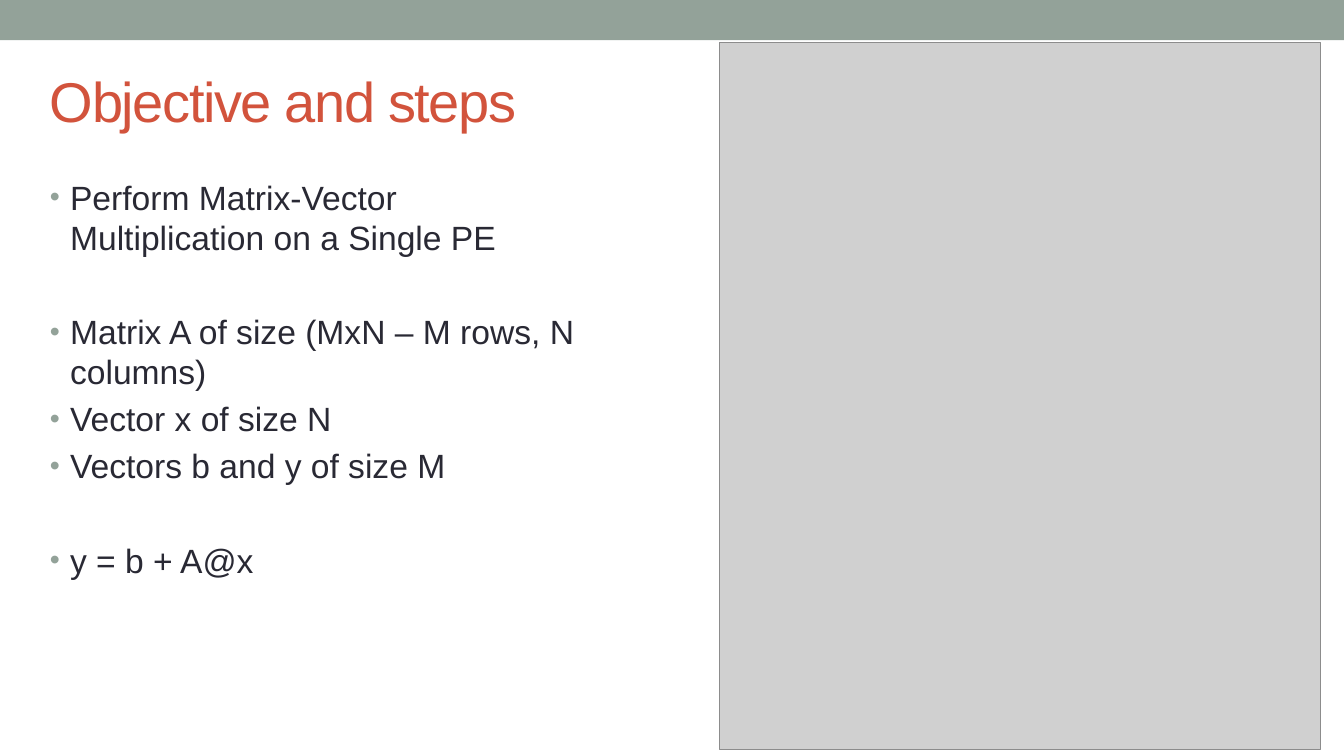
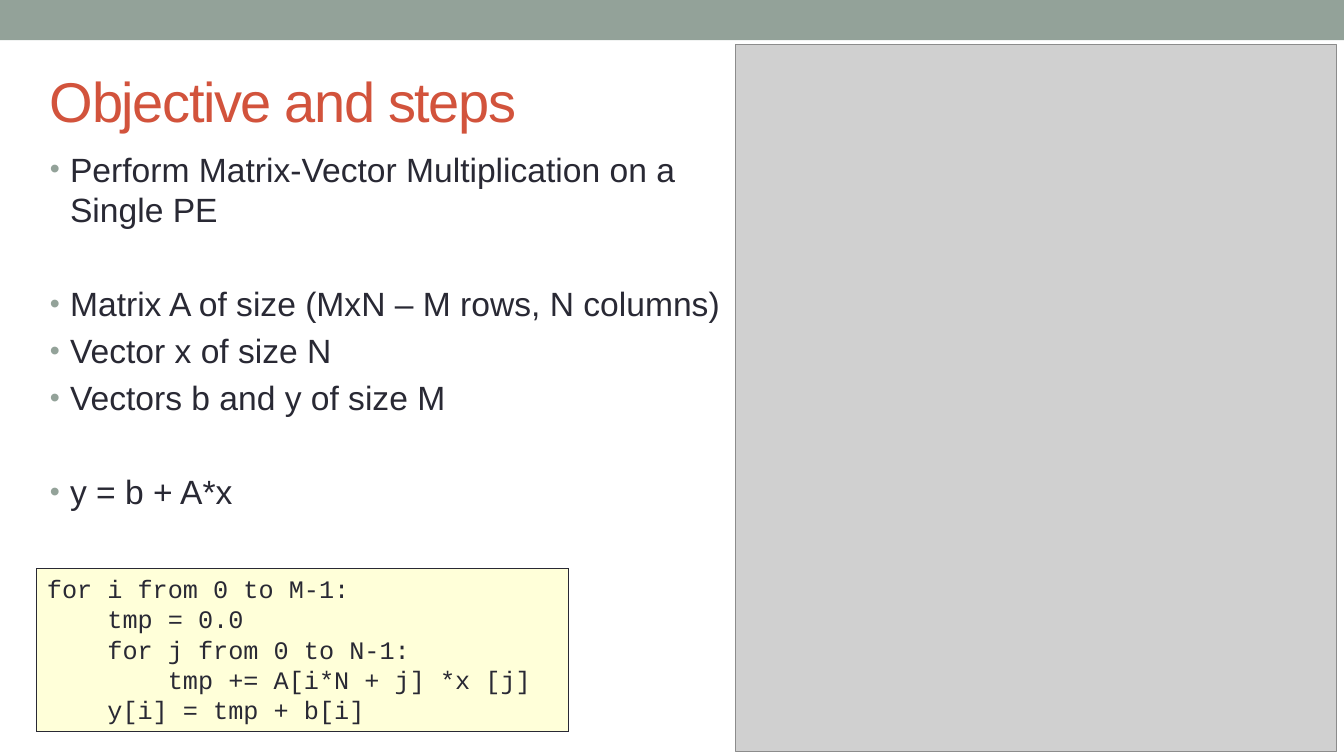
Before and after one commit to EPCCed/cs2-sdk-training, a slide deck: slide 2 of lectures/powerpoints/hands-on-1+washup.pptx. Drawn at 1344x756 pixels with LibreOffice and Linux fonts; fonts in the diff are those of the drawing; grey boxes stand for pictures. Boxes give left, top, right and bottom in pixels: in the first picture for what was removed or moved away, otherwise in the second. Text is boxed around its words. In the diff, an @@ line names an element or a change of style, - is before the commit and + after.

```diff
--- a/lectures/powerpoints/hands-on-1+washup.pptx
+++ b/lectures/powerpoints/hands-on-1+washup.pptx
@@ picture moved from (x1=720, y1=42, x2=1322, y2=749) to (x1=736, y1=44, x2=1338, y2=751) @@
@@ text "Perform Matrix-Vector Multiplication on a ..." moved from (x1=70, y1=185, x2=574, y2=580) to (x1=70, y1=157, x2=719, y2=511) @@
@@ text at (x1=70, y1=479, x2=232, y2=511): text changed @@
-• y = b + A@x
+• y = b + A*x
@@ rectangle added at (x1=37, y1=569, x2=570, y2=732), fill #FFFF00 at 15% opacity, outline #292934 0.75 pt, 18 pt, text #292934 @@
+for i from 0 to M-1:
+tmp = 0.0
+for j from 0 to N-1:
+tmp += A[i*N + j] *x [j]
+y[i] = tmp + b[i]
```
